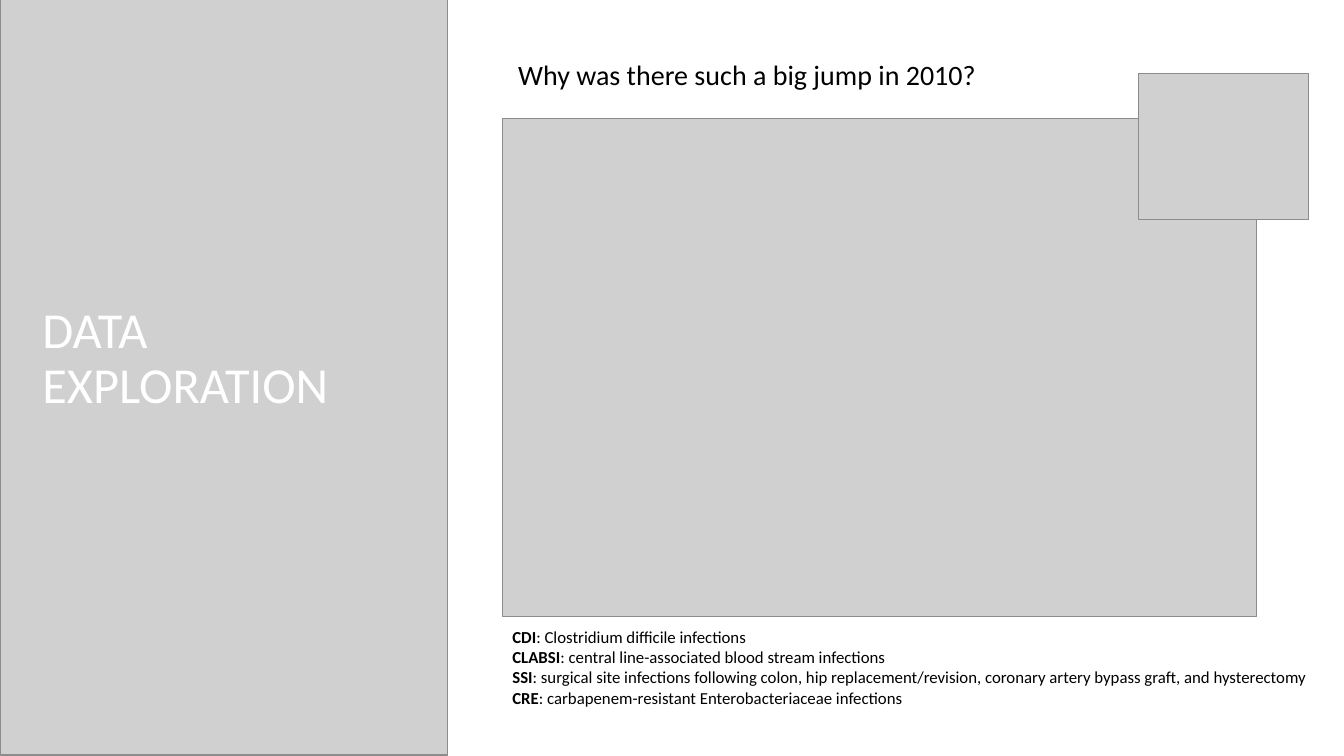
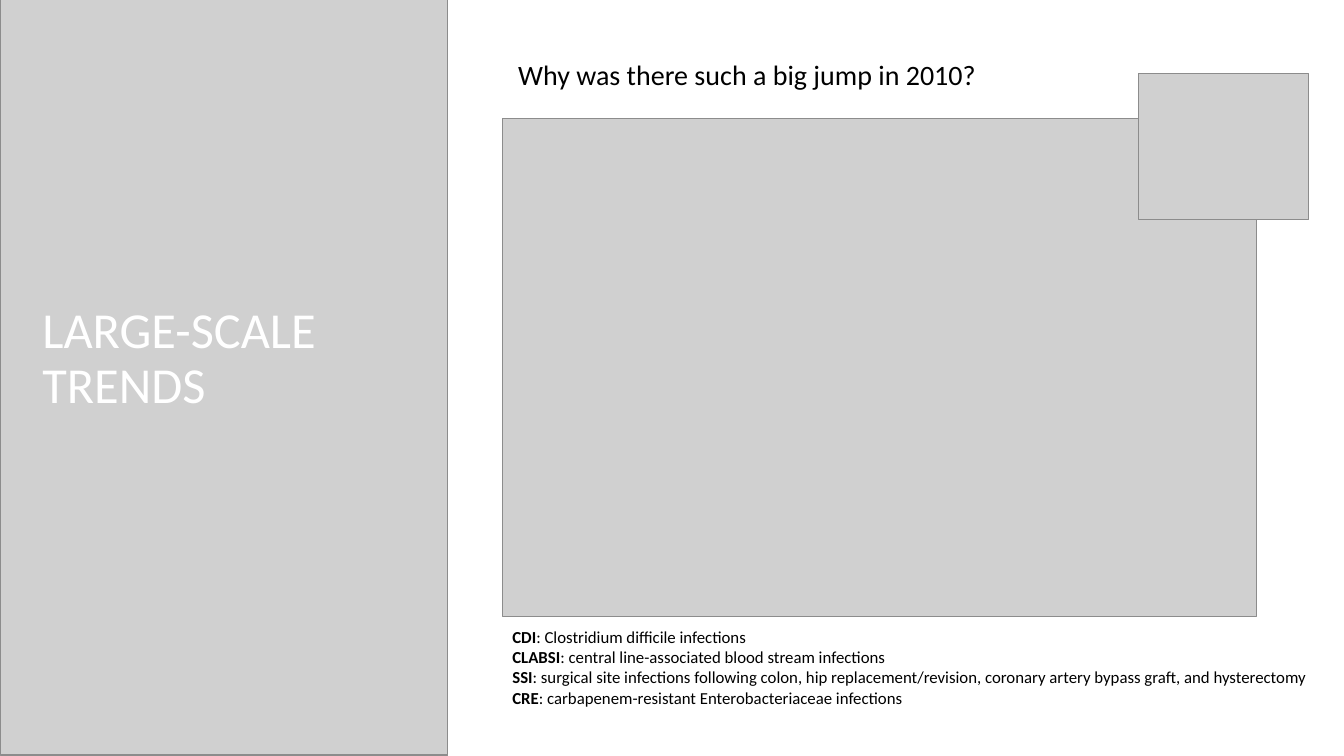
Before and after one commit to bethperry/HAI_Analysis, a slide deck: slide 8 of Hospital Acquired Infections in NY - Analysis and Summary.pptx (slide 9 before the commit). Drawn at 1344x756 pixels with LibreOffice and Linux fonts; fonts in the diff are those of the drawing; grey boxes stand for pictures; background and template pictures are left out. Boxes give left, top, right and bottom in pixels: in the first picture for what was removed or moved away, otherwise in the second. Text is boxed around its words. In the diff, an @@ line names an element or a change of style, - is before the commit and + after.

```diff
--- a/Hospital Acquired Infections in NY - Analysis and Summary.pptx
+++ b/Hospital Acquired Infections in NY - Analysis and Summary.pptx
@@ title at [42,316,315,403]: text changed @@
-DATA EXPLORATION
+LARGE-SCALE TRENDS
```
Also in this commit, not shown: 11 other slides changed, 2 slides added, 4 slides removed.
